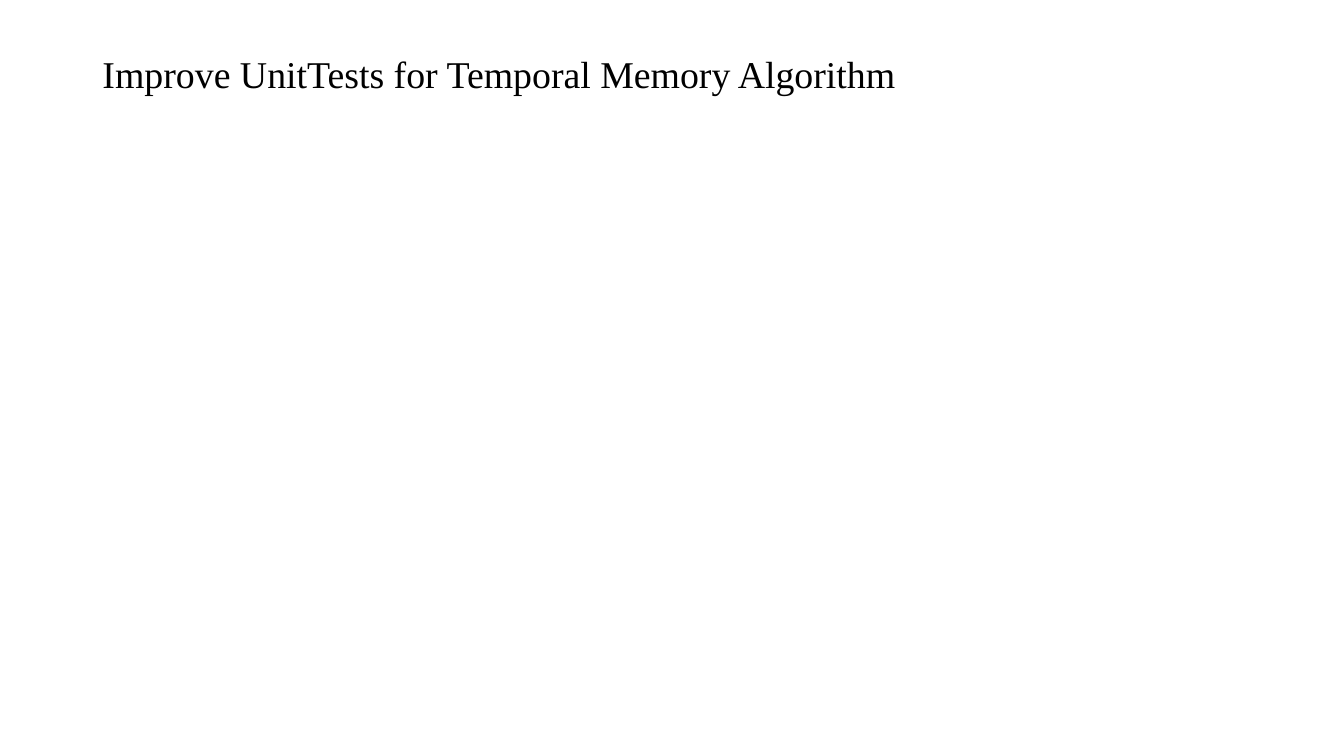
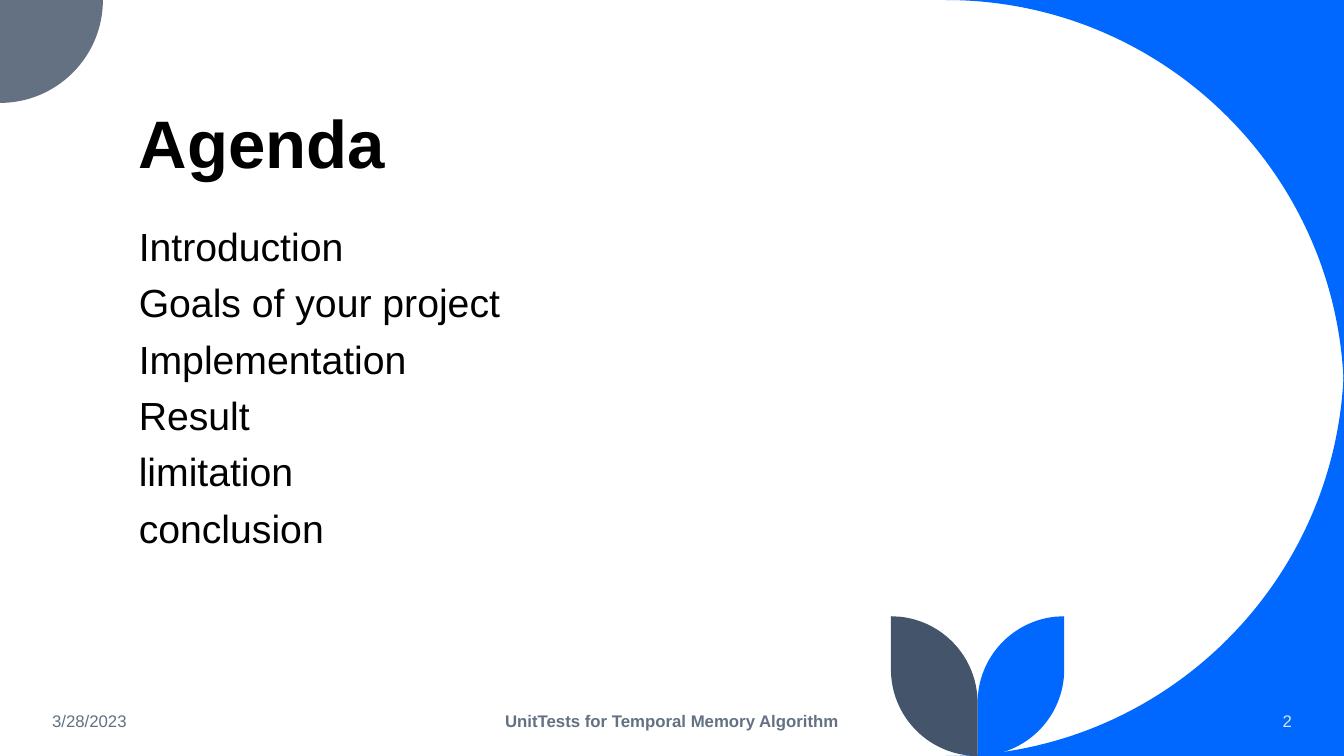
Before and after one commit to ddobric/neocortexapi, a slide deck: slide 2 of source/MySEProject/Documentation/Improve UnitTests for Temporal Memory Algorithm.pptx. Drawn at 1344x756 pixels with LibreOffice and Linux fonts; fonts in the diff are those of the drawing. Boxes give left, top, right and bottom in pixels: in the first picture for what was removed or moved away, otherwise in the second. Text is boxed around its words. In the diff, an @@ line names an element or a change of style, - is before the commit and + after.

```diff
--- a/source/MySEProject/Documentation/Improve UnitTests for Temporal Memory Algorithm.pptx
+++ b/source/MySEProject/Documentation/Improve UnitTests for Temporal Memory Algorithm.pptx
@@ freeform shape added at [0,0,103,103], fill #637183 @@
@@ freeform shape added at [946,0,1344,398], fill #0068FF @@
@@ title "Agenda" at [139,119,385,181]: vertical alignment middle to bottom @@
@@ title at [139,119,385,181]: text changed; size 27 to 48 pt; font Times New Roman to Arial; bold on @@
-Improve UnitTests for Temporal Memory Algorithm
+Agenda
@@ text added at [139,232,500,544], 28 pt, text #000000 @@
+Introduction
+Goals of your project
+Implementation
+Result
+limitation
+conclusion
@@ freeform shape added at [946,358,1344,756], fill #0068FF @@
@@ freeform shape added at [892,617,979,756], fill #44546A @@
@@ freeform shape added at [979,617,1065,756], fill #0068FF @@
@@ text added at [52,715,127,727], 12 pt, text #637183 @@
+3/28/2023
@@ text added at [505,715,838,731], 12 pt, text #637183, bold @@
+UnitTests for Temporal Memory Algorithm
@@ page number added at [1283,715,1292,727], 12 pt, text #DAE5EF @@
+2
```
Also in this commit, not shown: 1 other slide changed, 8 slides added.
